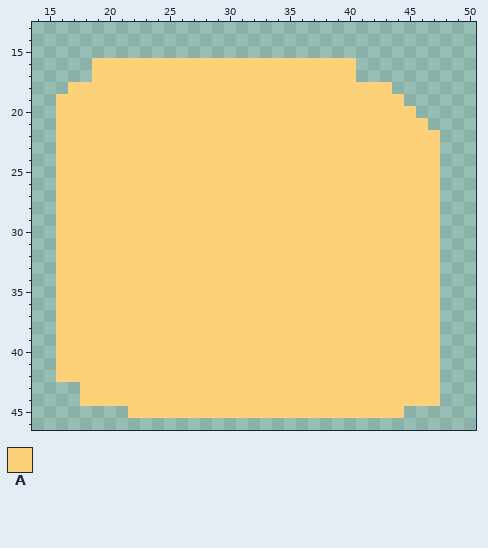
A pixel-art sprite gets an edit: assets/coletavel.png. The picture above was drawn from the file before the commit.
The file is 64x64 pixels. Pixels under 10% opacity are left out. Colours within 5 levels of each other are drawn and written as one. Shown: x 14..50, y 13..46.
Palette (. is transparent): A #fdd179
Pixels before, first column x 16:
16 ...AAAAAAAAAAAAAAAAAAAAAA.......
17 ...AAAAAAAAAAAAAAAAAAAAAA.......
18 .AAAAAAAAAAAAAAAAAAAAAAAAAAA....
19 AAAAAAAAAAAAAAAAAAAAAAAAAAAAA...
20 AAAAAAAAAAAAAAAAAAAAAAAAAAAAAA..
21 AAAAAAAAAAAAAAAAAAAAAAAAAAAAAAA.
22 AAAAAAAAAAAAAAAAAAAAAAAAAAAAAAAA
23 AAAAAAAAAAAAAAAAAAAAAAAAAAAAAAAA
24 AAAAAAAAAAAAAAAAAAAAAAAAAAAAAAAA
25 AAAAAAAAAAAAAAAAAAAAAAAAAAAAAAAA
26 AAAAAAAAAAAAAAAAAAAAAAAAAAAAAAAA
27 AAAAAAAAAAAAAAAAAAAAAAAAAAAAAAAA
28 AAAAAAAAAAAAAAAAAAAAAAAAAAAAAAAA
29 AAAAAAAAAAAAAAAAAAAAAAAAAAAAAAAA
30 AAAAAAAAAAAAAAAAAAAAAAAAAAAAAAAA
31 AAAAAAAAAAAAAAAAAAAAAAAAAAAAAAAA
32 AAAAAAAAAAAAAAAAAAAAAAAAAAAAAAAA
33 AAAAAAAAAAAAAAAAAAAAAAAAAAAAAAAA
34 AAAAAAAAAAAAAAAAAAAAAAAAAAAAAAAA
35 AAAAAAAAAAAAAAAAAAAAAAAAAAAAAAAA
36 AAAAAAAAAAAAAAAAAAAAAAAAAAAAAAAA
37 AAAAAAAAAAAAAAAAAAAAAAAAAAAAAAAA
38 AAAAAAAAAAAAAAAAAAAAAAAAAAAAAAAA
39 AAAAAAAAAAAAAAAAAAAAAAAAAAAAAAAA
40 AAAAAAAAAAAAAAAAAAAAAAAAAAAAAAAA
41 AAAAAAAAAAAAAAAAAAAAAAAAAAAAAAAA
42 AAAAAAAAAAAAAAAAAAAAAAAAAAAAAAAA
43 ..AAAAAAAAAAAAAAAAAAAAAAAAAAAAAA
44 ..AAAAAAAAAAAAAAAAAAAAAAAAAAAAAA
45 ......AAAAAAAAAAAAAAAAAAAAAAA...
The result:
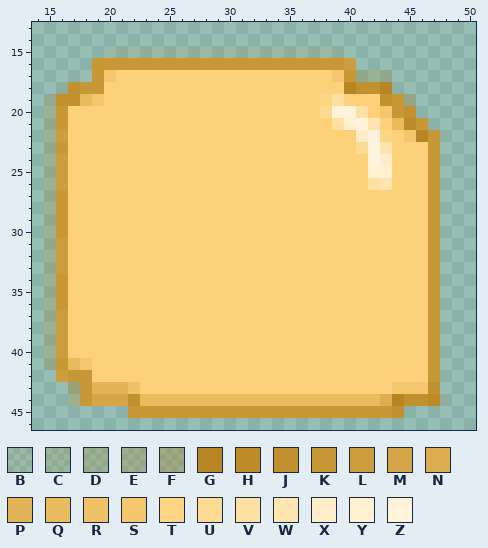
Colours new in this view: B #b2801c1a  C #b2801c28  D #b2801c35  E #b2801c3f  F #b2801c50  G #b78522  H #bc8b28  J #c1912f  K #c89837  L #cc9d3d  M #d5a648  N #ddae51  P #e2b457  Q #e8bb5f  R #efc268  S #f4c76e  T #fdd585  U #fdda94  V #fee0a4  W #fee4b1  X #ffecc9  Y #fff0d2  Z #fff3dc
Change:
y 15: x 20..39 .................... -> BBBBBBBBBBBBBBBBBBBB
y 16: x 19..40 AAAAAAAAAAAAAAAAAAAAAA -> KKKKKKKKKKKKKKKKKKKKKL
y 17: x 19..20 AA -> KS; x 39..43 AA... -> SKDDD
y 18: x 16..19 .AAA -> BJKK; x 40..43 AAAA -> GJJG
y 19: x 15..19 .AAAA -> CJJQS; x 38..39 AA -> TV; x 43..45 AA. -> JKE
y 20: x 15..16 .A -> DK; x 38..41 AAAA -> UZZV; x 43..45 AAA -> SKJ
y 21: x 15..16 .A -> DK; x 39..42 AAAA -> VYZW; x 44..46 AAA -> QHK
y 22: x 15..16 .A -> DL; x 41..43 AAA -> XZT; x 45..47 AAA -> SGK
y 23: x 15..16 .A -> DK; x 41..43 AAA -> UZW; x 47 A -> K
y 24: x 15..16 .A -> DL; x 42..43 AA -> ZX; x 47 A -> K
y 25: x 15..16 .A -> DL; x 42..43 AA -> YY; x 47 A -> K
y 26: x 15..16 .A -> DL; x 42..43 AA -> VW; x 47 A -> K
y 27..30: x 15..16 .A -> DK; x 47 A -> K
y 31..33: x 15..16 .A -> DL; x 47 A -> K
y 34..36: x 15..16 .A -> DK; x 47 A -> K
y 37..40: x 15..16 .A -> DL; x 47 A -> K
y 41: x 15..18 .AAA -> DKQS; x 47 A -> K
y 42: x 16..18 AAA -> LKK; x 47 A -> K
y 43: x 17..22 .AAAAA -> FKPPPR; x 44..47 AAAA -> SSSJ
y 44: x 17..48 .AAAAAAAAAAAAAAAAAAAAAAAAAAAAAA. -> EKMMMJQQQQQQQQQQQQQQQQQQQQNGJJHB
y 45: x 22..44 AAAAAAAAAAAAAAAAAAAAAAA -> KKKKKKKKKKKKKKKKKKKKKKJ
Boxes around the changes in both pictures, in picture pixels (x1, y1, x2, y2):
changed: (44, 46, 452, 418)
